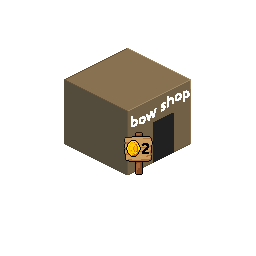
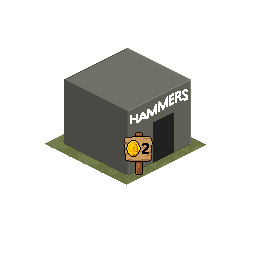
Layer changes from the first 256px x 256px image to the second:
added group "HammerShop" with 11 layers above "BowShop" over bbox(45, 48, 206, 185)
added group "coin_sign" (1st of 2, in "HammerShop") with 5 layers in group "HammerShop" over bbox(100, 112, 153, 175)
added layer "Layer 3" (1st of 2, in "HammerShop" › "coin_sign") in group "coin_sign" over bbox(124, 132, 153, 175)
added layer "HAMMERS" (1st of 2, in "HammerShop") in group "HammerShop" over bbox(130, 89, 188, 124)
added layer "Layer 1 copy" in group "HammerShop" over bbox(64, 48, 191, 175)
added group "ground" (1st of 2, in "HammerShop") with 2 layers in group "HammerShop" over bbox(45, 104, 206, 185)
added layer "Layer 6" (1st of 2, in "HammerShop" › "ground") in group "ground" over bbox(64, 112, 191, 176)
added layer "Layer 1 copy 4" (1st of 2, in "HammerShop" › "ground") in group "ground" over bbox(45, 104, 206, 185)
renamed "Group 1" to "coin_sign", moved it into group "BowShop" over bbox(100, 112, 153, 175)
hid "Layer 1", moved it into group "BowShop", painted on it over bbox(64, 48, 191, 175)
